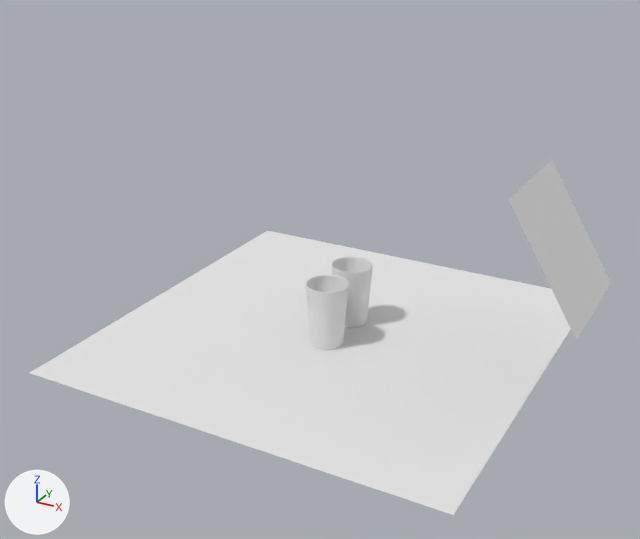
An edit to the OBJ model res/throw.obj, drawn before and after from the same camera.
Before and after are seen from a 50 mm lens placed at (17.6, -33.9, 20.1), pointed at (0.0, -1.9, 4.1). Arrows for +X, +Y and +Z are at lower left; the lights stay in place. Where no turn or scale is listed for an object, it has been applied to the vertices. Vertices at the same position are counted once.

In view in the first picture: 'Glass.001_Cylinder.001', 'Glass_Cylinder.001', 'Ground_Plane.001', 'TopLight_Plane'.
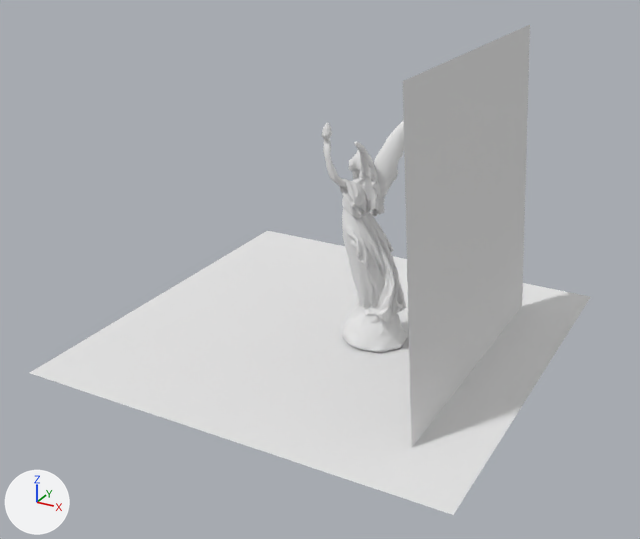
Changed parts and their boxes (x1, y1, x2, y2) in the pictures (640 x 539 px):
'TopLight_Plane', reshaped (24% wider, 134% taller): before (509, 160, 611, 340); after (403, 25, 530, 447)
'Angel_Group1_pivot', added: after (321, 120, 408, 352)
'Glass_Cylinder.001', deleted: before (306, 275, 349, 350)
'Glass.001_Cylinder.001', deleted: before (332, 256, 373, 328)

The change, as a diff of the scene's bpy script:
```diff
--- a/res/throw.obj.py
+++ b/res/throw.obj.py
@@ me_toplight_plane @@
 me_toplight_plane.from_pydata(...)  # 4 vertices, 1 face; spans x 8.65..11.77, y -3.0..3.0, z 4.02..9.14
 # used by ob_toplight_plane; location = (0.0, 0.0, 0.0)
-me_toplight_plane.vertices[0].co = (11.77, -3.0, 4.02)  # pixel (576, 340)
-me_toplight_plane.vertices[1].co = (8.65, -3.0, 9.14)  # pixel (508, 199)
-me_toplight_plane.vertices[2].co = (11.77, 3.0, 4.02)  # pixel (611, 283)
-me_toplight_plane.vertices[3].co = (8.65, 3.0, 9.14)  # pixel (552, 159)
+# me_toplight_plane part 1
+me_toplight_plane.vertices[0].co = (6.94, -7.12, -0.18)
+me_toplight_plane.vertices[1].co = (5.98, -7.12, 14.04)  # pixel (402, 81)
+me_toplight_plane.vertices[2].co = (6.94, 7.12, -0.18)
+me_toplight_plane.vertices[3].co = (5.98, 7.12, 14.04)  # pixel (530, 24)
 me_toplight_plane.materials.append(mat_material_001)
@@ me_angel_group1_pivot @@
+me_angel_group1_pivot.from_pydata(...)  # 18971 vertices, 31864 faces; spans x -0.07..3.36, y -3.09..3.09, z 0.07..10.7
+me_angel_group1_pivot.materials.append(mat_material_003)  # white #e7e7e7
@@ ob_glass_001_cylinder_001 @@
-ob_glass_001_cylinder_001 = bpy.data.objects.new('Glass.001_Cylinder.001', me_glass_001_cylinder_001)
-ob_glass_001_cylinder_001.location = (0.0, 0.0, 0.0)
@@ ob_glass_cylinder_001 @@
-ob_glass_cylinder_001 = bpy.data.objects.new('Glass_Cylinder.001', me_glass_cylinder_001)
-ob_glass_cylinder_001.location = (0.0, 0.0, 0.0)
@@ ob_angel_group1_pivot @@
+ob_angel_group1_pivot = bpy.data.objects.new('Angel_Group1_pivot', me_angel_group1_pivot)
+ob_angel_group1_pivot.location = (0.0, 0.0, 0.0)
```
